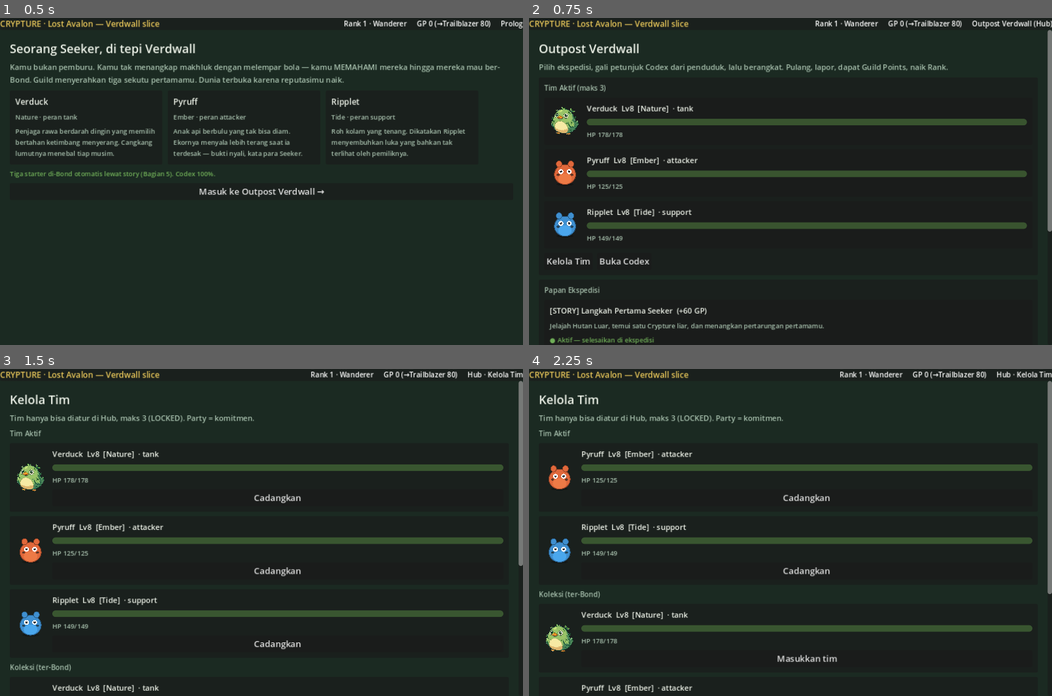
Above: before the commit, frames 1-4 (two rows, left to right).
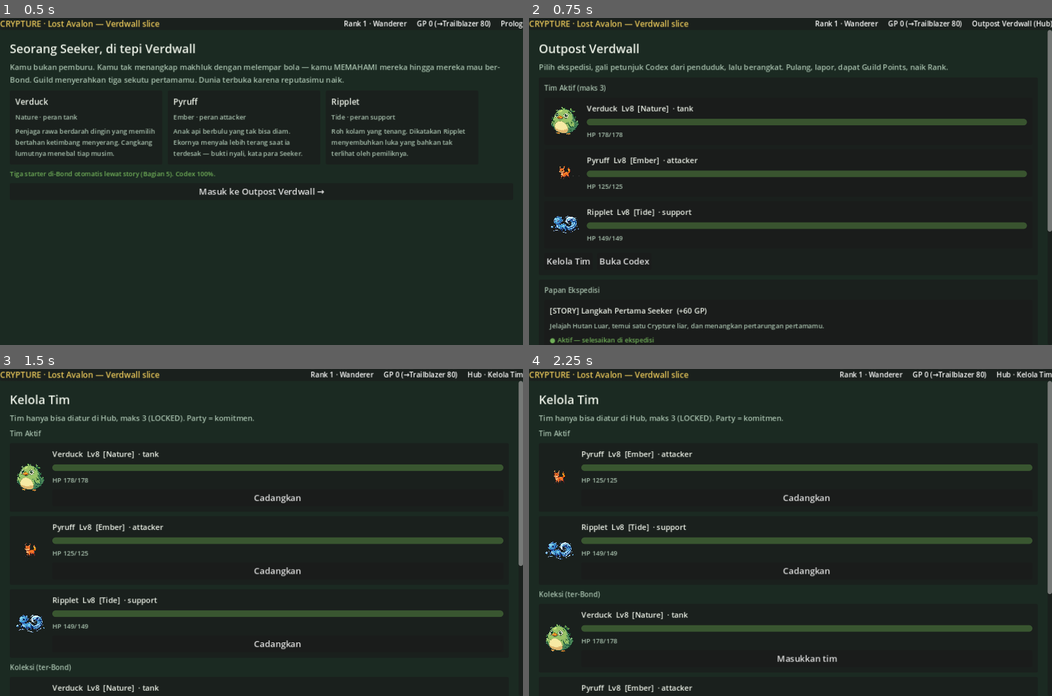
Above: after the commit, the same moments.

Repository: Yuukong-JP/crypture-la
Game: Godot game, scene res://scenes/Main.tscn
Two runs of this game, one before a commit and one after it. Both use one fixed random seed, a clock stepped at 60 frames per second and the inputs below.
Inputs:
- Up to frame 1 (0.5 s): no input
- Up to frame 2 (0.75 s): click "Masuk ke Outpost Verdwall →" at 0.5 s
- Up to frame 3 (1.5 s): click "Kelola Tim" at 1.25 s
- Up to frame 4 (2.25 s): click "Cadangkan" at 2 s

Frame 1 is identical in both runs. In frame 2, 0.5% of the frame differs, in the area x 4-10%, y 43-67%; in frame 3, 0.5%; in frame 4, 0.5%.

Commit message:
Turn queue vertikal di kiri (portrait + nama) + sprite front Pyruff & Ripplet
- Pindah bar Urutan Giliran dari ikon horizontal atas-tengah ke panel
  vertikal di kiri; tiap baris kini portrait + nama + subjudul
  (Sekarang/Lawan/Lv), giliran teratas ditonjolkan.
- Pasang sprite front asli: Pyruff (rubah api) & Ripplet (makhluk air),
  latar checkerboard dibersihkan jadi transparan.

Co-Authored-By: Claude Opus 4.8 <noreply@anthropic.com>
Claude-Session: https://claude.ai/code/session_017cryWmWmrTAiDsFJSU2XSh

Diff:
--- a/godot/scenes/BattlePlay3D.gd
+++ b/godot/scenes/BattlePlay3D.gd
@@ -17,7 +17,7 @@
 var cam: Camera3D
 var spr := {}            # instance uid -> Sprite3D
 # UI
-var ui_queue: HBoxContainer   # bar urutan giliran (ikon Crypture)
+var ui_queue: VBoxContainer   # bar urutan giliran vertikal di kiri (portrait + nama)
 var ui_party: VBoxContainer
 var ui_cmd: VBoxContainer
 var ui_log: RichTextLabel
@@ -159,25 +159,28 @@
 	col.mouse_filter = Control.MOUSE_FILTER_IGNORE
 	margin.add_child(col)
 
-	# baris atas: [kondisi lawan tengah] ... [log kanan]
+	# baris atas: [...spacer...] [log kanan]  (turn queue dipindah ke panel kiri vertikal)
 	var top := HBoxContainer.new(); top.add_theme_constant_override("separation", 10)
 	top.mouse_filter = Control.MOUSE_FILTER_IGNORE
 	col.add_child(top)
-	top.add_child(_spacer())
-	var qp := _sb_panel(); var qv := VBoxContainer.new(); qp.add_child(qv)
-	qv.add_theme_constant_override("separation", 4)
-	var qlab := _lbl("Urutan Giliran", 11, Color("#a7c0ad")); qlab.horizontal_alignment = HORIZONTAL_ALIGNMENT_CENTER
-	qv.add_child(qlab)
-	ui_queue = HBoxContainer.new(); ui_queue.add_theme_constant_override("separation", 6)
-	ui_queue.alignment = BoxContainer.ALIGNMENT_CENTER
-	qv.add_child(ui_queue)
-	top.add_child(qp)
 	top.add_child(_spacer())
 	var lp := _sb_panel()
 	ui_log = RichTextLabel.new(); ui_log.fit_content = true
 	ui_log.custom_minimum_size = Vector2(290, 92)
 	ui_log.add_theme_font_size_override("normal_font_size", 12)
 	lp.add_child(ui_log); top.add_child(lp)
+
+	# bar Urutan Giliran VERTIKAL di KIRI (portrait + nama). Kita di kiri, jadi antrian di kiri.
+	var qp := _sb_panel()
+	qp.position = Vector2(12, 56)
+	qp.custom_minimum_size = Vector2(196, 0)
+	var qv := VBoxContainer.new(); qv.add_theme_constant_override("separation", 6)
+	qp.add_child(qv)
+	var qlab := _lbl("Urutan Giliran", 12, Color("#a7c0ad")); qlab.horizontal_alignment = HORIZONTAL_ALIGNMENT_CENTER
+	qv.add_child(qlab)
+	ui_queue = VBoxContainer.new(); ui_queue.add_theme_constant_override("separation", 5)
+	qv.add_child(ui_queue)
+	root.add_child(qp)
 
 	col.add_child(_spacer_v())  # dorong baris bawah ke bawah
 
@@ -248,28 +251,36 @@
 
 	_build_cmd()
 
-# Bar urutan giliran: ikon Crypture berurutan (kiri = giliran terdekat).
+# Bar urutan giliran (vertikal, kiri): tiap baris = portrait + nama. Atas = giliran terdekat.
 func _build_queue() -> void:
 	if ui_queue == null:
 		return
 	for c in ui_queue.get_children():
 		c.queue_free()
-	var fc: Array = battle.turn_forecast(7)
+	var fc: Array = battle.turn_forecast(6)
 	for i in range(fc.size()):
 		var u = fc[i]
 		var is_enemy: bool = u["uid"] == battle.enemy["uid"]
-		ui_queue.add_child(_turn_icon(u["cid"], 52 if i == 0 else 38, i == 0, is_enemy))
-
-func _turn_icon(cid: String, size: int, active: bool, is_enemy: bool) -> Control:
+		ui_queue.add_child(_turn_tile(u, i == 0, is_enemy))
+
+func _turn_tile(u: Dictionary, active: bool, is_enemy: bool) -> Control:
+	var cid: String = u["cid"]
+	var size: int = 50 if active else 38
+	var hi := Color("#e7c659") if active else (Color("#e0683b") if is_enemy else Color("#9ed27f"))
+	# baris: [portrait] [nama / subjudul]
+	var tile := HBoxContainer.new()
+	tile.add_theme_constant_override("separation", 9)
+	tile.custom_minimum_size = Vector2(184, size)
+	# bingkai portrait (kotak membulat, warna tipe + sprite)
 	var p := Panel.new()
 	p.custom_minimum_size = Vector2(size, size)
 	var sb := StyleBoxFlat.new()
 	var tcol := Color(Core.db.colors.get(Core.db.species[cid]["types"][0], "#999999"))
-	tcol.a = 0.9
+	tcol.a = 0.92
 	sb.bg_color = tcol
-	sb.set_corner_radius_all(int(size / 2))
+	sb.set_corner_radius_all(10)
 	sb.set_border_width_all(3 if active else 2)
-	sb.border_color = Color("#e7c659") if active else (Color("#e0683b") if is_enemy else Color("#9ed27f"))
+	sb.border_color = hi
 	p.add_theme_stylebox_override("panel", sb)
 	var tex: Texture2D = Core.db.sprite_for(cid)
 	if tex != null:
@@ -280,7 +291,19 @@
 		tr.stretch_mode = TextureRect.STRETCH_KEEP_ASPECT_CENTERED
 		tr.mouse_filter = Control.MOUSE_FILTER_IGNORE
 		p.add_child(tr)
-	return p
+	tile.add_child(p)
+	# nama + subjudul
+	var vb := VBoxContainer.new()
+	vb.add_theme_constant_override("separation", 0)
+	vb.size_flags_vertical = Control.SIZE_SHRINK_CENTER
+	vb.size_flags_horizontal = Control.SIZE_EXPAND_FILL
+	vb.mouse_filter = Control.MOUSE_FILTER_IGNORE
+	var ncol := Color("#e7c659") if active else (Color("#f0b6a0") if is_enemy else Color("#eef3e9"))
+	vb.add_child(_lbl(String(u["name"]), 15 if active else 13, ncol))
+	var sub := "▶ Sekarang" if active else ("Lawan" if is_enemy else "Lv%d" % int(u["level"]))
+	vb.add_child(_lbl(sub, 10, Color("#a7c0ad")))
+	tile.add_child(vb)
+	return tile
 
 func _build_cmd() -> void:
 	for c in ui_cmd.get_children():
Binary file changed: godot/assets/crypture/pyruff.png
Binary file changed: godot/assets/crypture/ripplet.png
